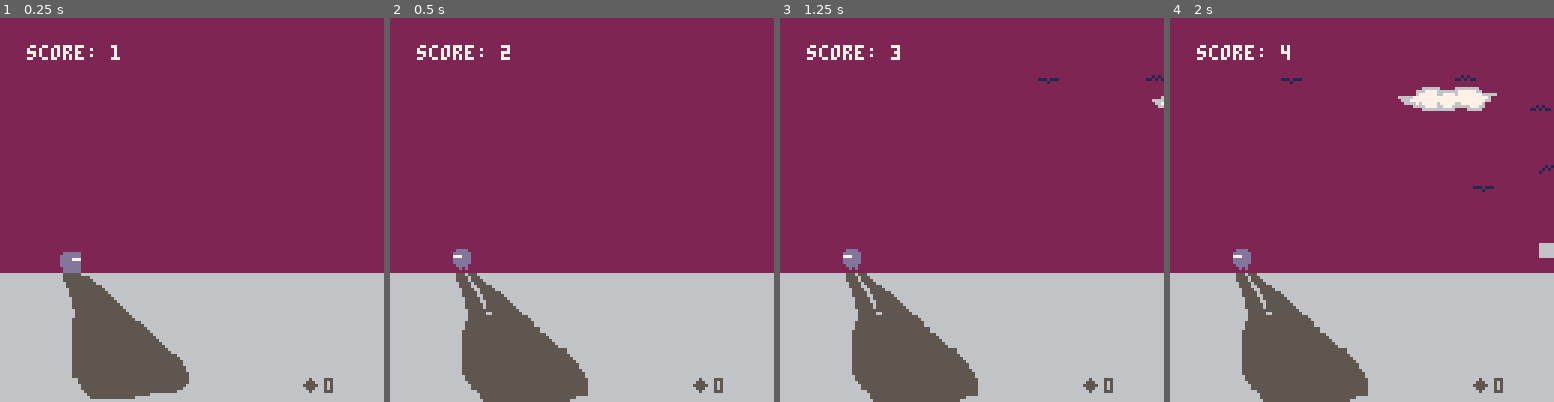
Above: before the commit, frames 1-4 (left to right).
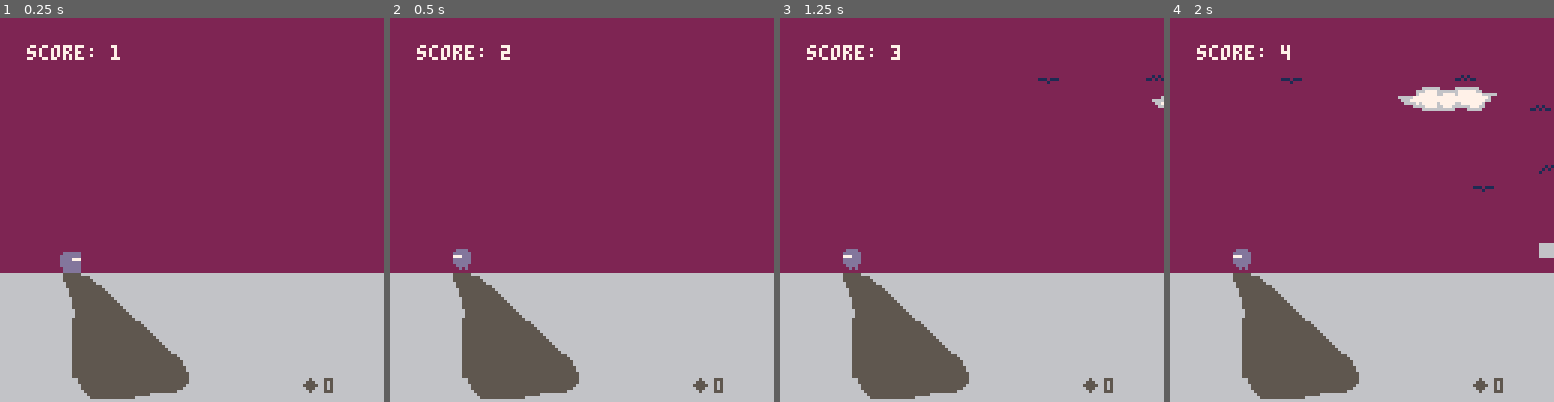
Above: after the commit, the same moments.

Repository: oliverruoff/Pico-Dodge
Game: PICO-8 cartridge pico-dodge.p8
The game is run twice, just before and just after one commit, with the same random seed, the same clock (stepped at 60 frames per second) and the same inputs.
Inputs:
- Up to frame 1 (0.25 s): no input
- Up to frame 2 (0.5 s): tap X (X key) at 0.33 s
- Up to frame 3 (1.25 s): tap O (Z key) at 0.7 s; tap X (X key) at 1.07 s
- Up to frame 4 (2 s): tap O (Z key) at 1.7 s; tap X (X key) at 1.85 s

Frame 1 is identical in both runs. In frame 2, 1.0% of the frame differs, in the area x 16-52%, y 66-100%; in frame 3, 1.0%; in frame 4, 1.0%.

Commit message:
shadow turning while jumping

Diff:
--- a/pico-dodge.p8
+++ b/pico-dodge.p8
@@ -236,18 +236,21 @@
 		  end
 		-- jumping
 		else
-		  if anim_cnt % 1 == 0 then
-		    -- if plr.spr not already
-		    -- one of the jump sprs
-		    if plr.spr < 3 or
-		       plr.spr > 14 then
-		      plr.spr = 3
-		    elseif plr.spr == 14 then
-		      plr.spr = 3
-		    else
-		      plr.spr += 1
-		    end
-		  end
+    -- if plr.spr not already
+    -- one of the jump sprs
+    if plr.spr < 3 or
+       plr.spr >= 14 then
+      plr.spr = 3
+    else
+      plr.spr += 1
+    end
+    if anim_cnt % 5 == 0 then
+      if shadow.sx == 77 then
+        shadow.sx = 28
+      else
+        shadow.sx=77
+      end
+    end
 		end
   spr(plr.spr, plr.x, plr.y)
 end
Not shown, changed: the sound effects (__sfx__) section of pico-dodge.p8
Not shown, changed: README.md
Not shown, changed: pico-dodge.p8.js
Not shown, changed: pico-dodge.p8.png
